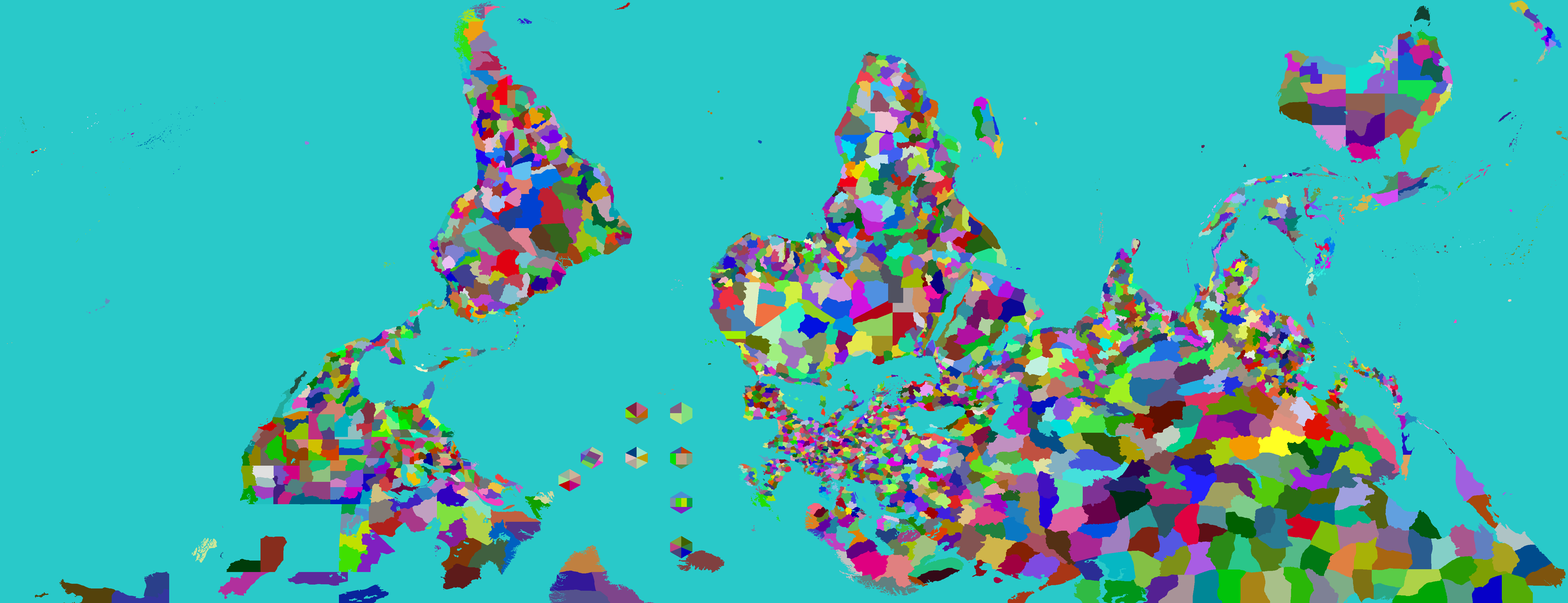
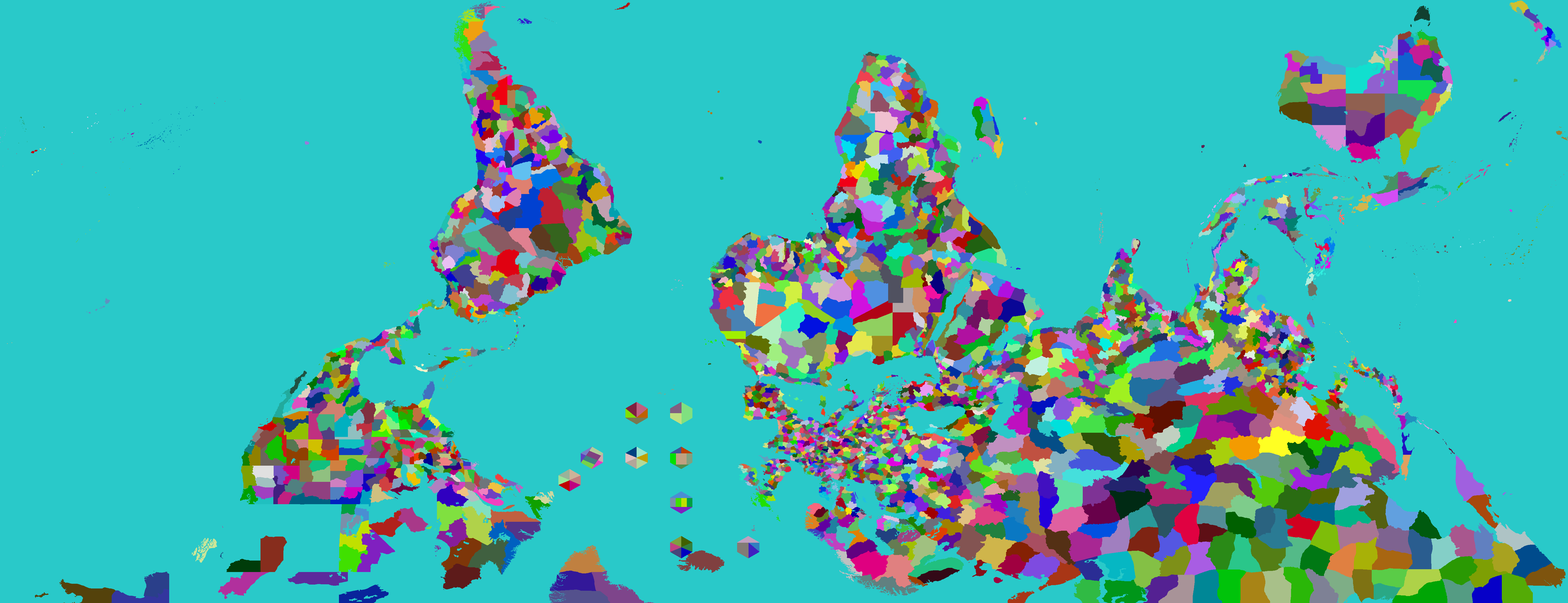
Before/after of a 1568x603 layered artwork. What changed in the layer stack:
painted on "Provinces" over left=368, top=483, right=760, bottom=559
